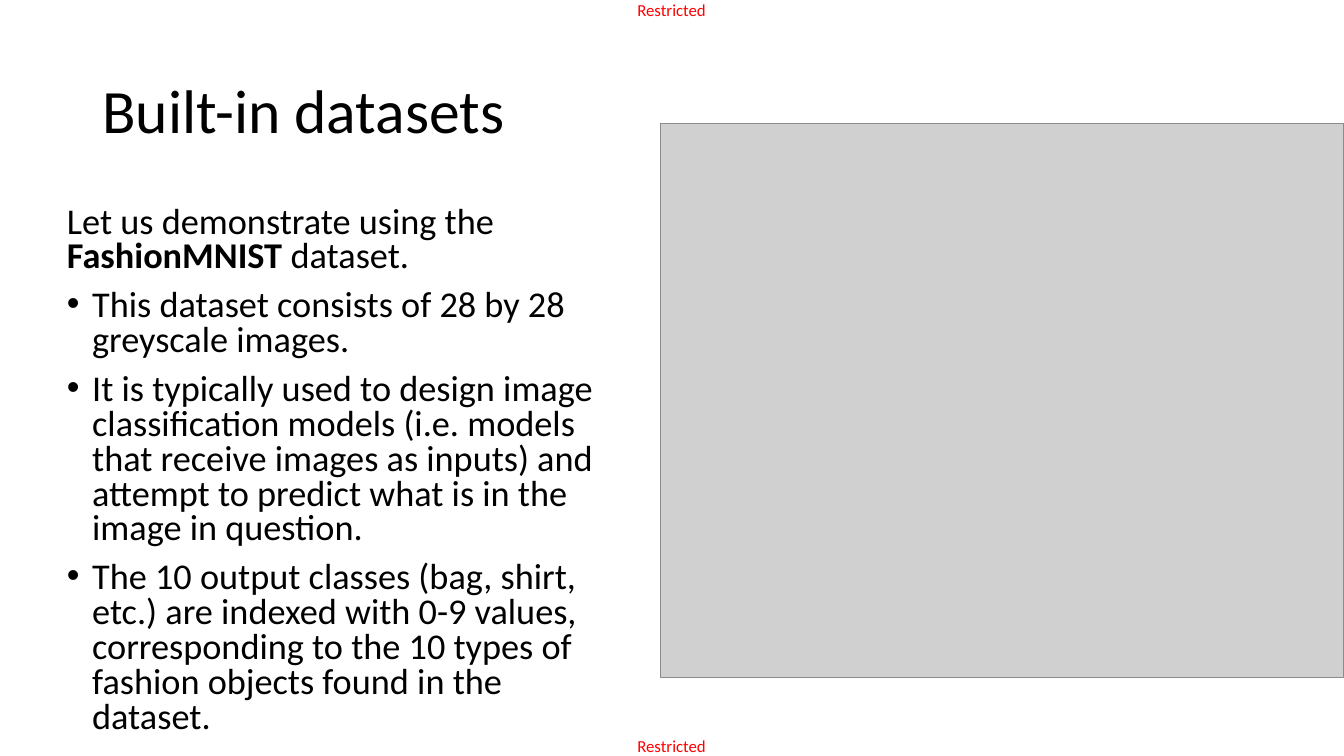
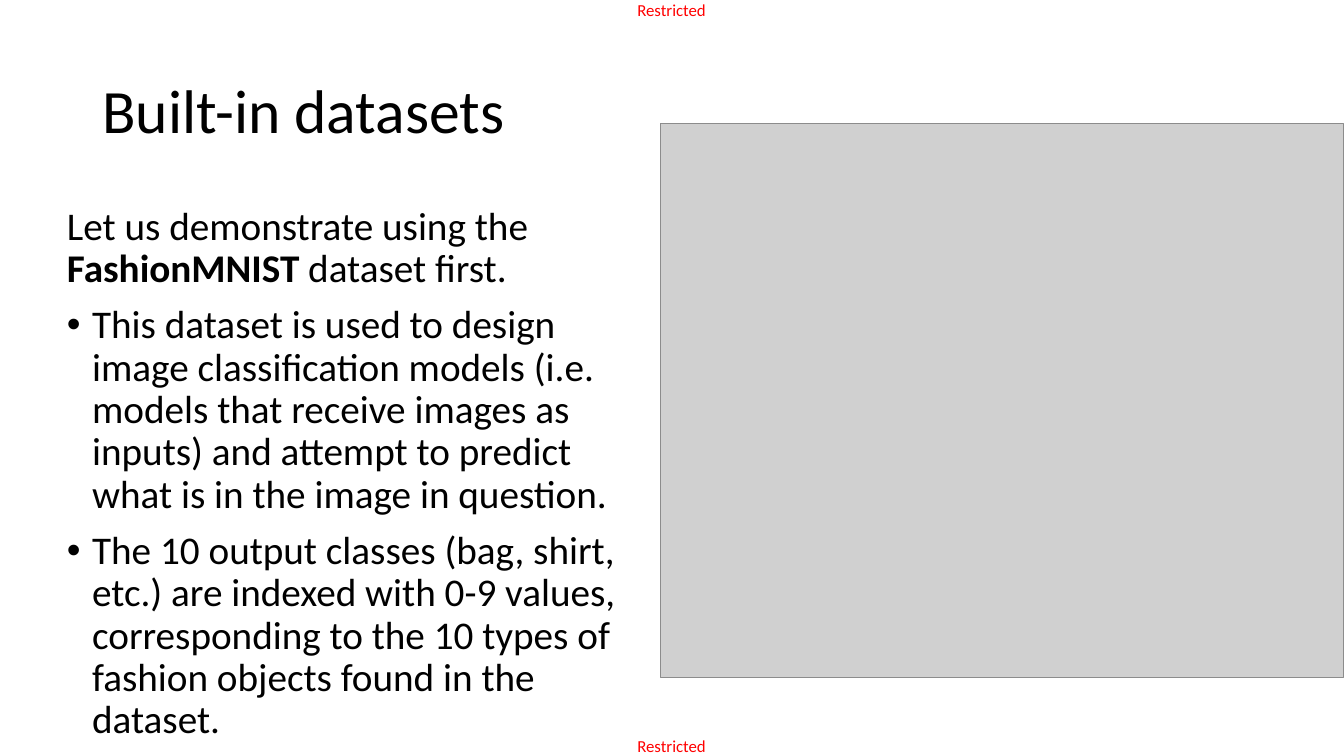
Before and after one commit to matthieudemari/SUTD_DL_50_039, a slide deck: slide 19 of W3/3. W3S3 final/W3S3.pptx (slide 8 before the commit). Drawn at 1344x756 pixels with LibreOffice and Linux fonts; fonts in the diff are those of the drawing; grey boxes stand for pictures. Boxes give left, top, right and bottom in pixels: in the first picture for what was removed or moved away, otherwise in the second. Text is boxed around its words. In the diff, an @@ line names an element or a change of style, - is before the commit and + after.

```diff
--- a/W3/3. W3S3 final/W3S3.pptx
+++ b/W3/3. W3S3 final/W3S3.pptx
@@ text at <box>67,212,606,515</box>: text changed; size 25.9 to 28 pt @@
-Let us demonstrate using the FashionMNIST dataset.
-• This dataset consists of 28 by 28 greyscale images.
-• It is typically used to design image classification models (i.e. models that receive images as inputs) and attempt to predict what is in the image in question.
+Let us demonstrate using the FashionMNIST dataset first.
+• This dataset is used to design image classification models (i.e. models that receive images as inputs) and attempt to predict what is in the image in question.
@@ text at <box>92,535,615,734</box>: size 25.9 to 28 pt in "The 10 output classes (bag, shirt, etc.) ..."; line spacing 0.8 to 0.9 @@
```
Also in this commit, not shown: 16 other slides changed, 2 slides added, 6 slides removed, 3 other files.
